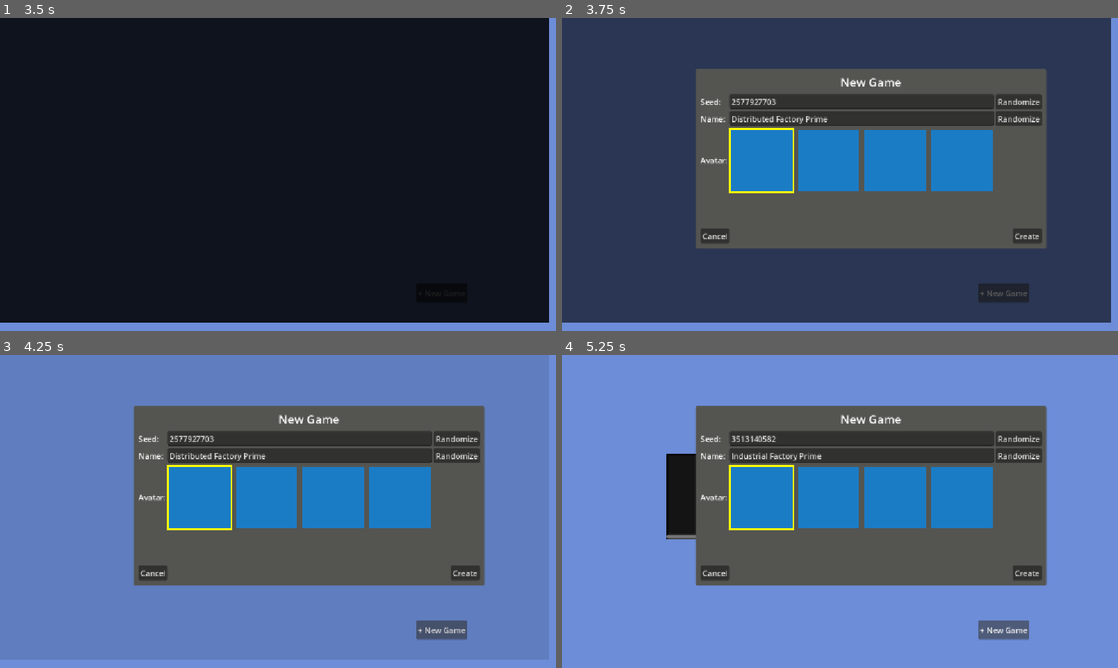
Above: before the commit, frames 1-4 (two rows, left to right).
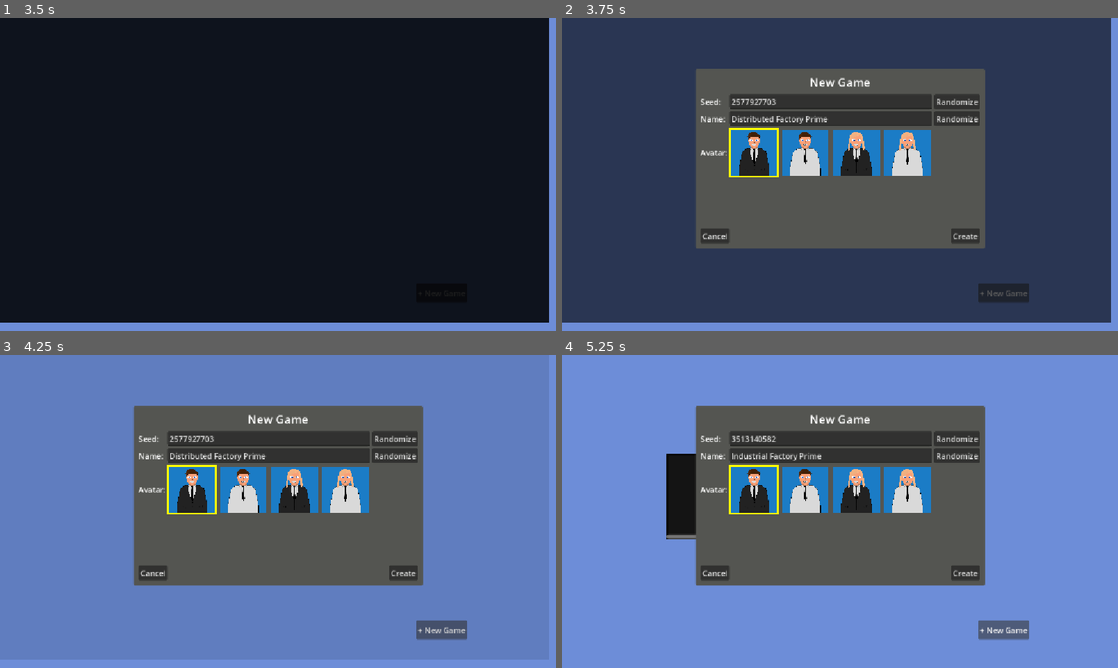
Above: after the commit, the same moments.

Repository: Nils1024/restock
Game: Godot game, scene res://assets/scenes/menus/main_menu.tscn
Two runs of this game, one before a commit and one after it. Both use one fixed random seed, a clock stepped at 60 frames per second and the inputs below. Sound files missing from this copy of the repository are replaced by a short silence.
Inputs (mouse positions are in pixels of both pictures, inside the frame that each line leads up to):
- Up to frame 1 (3.5 s): click "Play" at 0.5 s; click "Play" at 1.25 s; tap Enter (ui_accept) at 2, 2.27 s; move the mouse to (400, 158) at 2.02 s; hold Right 2.03-2.75 s; hold Mouse wheel down (zoom_in) 2.03-2.75 s; click (400, 158) at 2.17 s; drag from (166, 190) to (250, 237) at 2.77 s
- Up to frame 2 (3.75 s): click "+ New Game" at 3.5 s
- Up to frame 3 (4.25 s): no input
- Up to frame 4 (5.25 s): click "Create" at 4.25 s; click "+ New Game" at 5 s

Frame 1 is identical in both runs. In frame 2, 14% of the frame differs, in the area x 24-88%, y 16-74%; in frame 3, 14%; in frame 4, 14%.

Commit message:
Added Avatar loading into the game

Diff:
--- a/assets/scripts/game/game.gd
+++ b/assets/scripts/game/game.gd
@@ -28,6 +28,7 @@
 	_save_timer.start()
 	cam.update_bounds()
 	$UI/Profil/MarginContainer/MarginContainer/HBoxContainer/VBoxContainer/Label.text = data.name
+	$UI/Profil/MarginContainer/MarginContainer/HBoxContainer/TextureRect.texture = load("res://assets/images/avatars/Avatar %d.svg" % (data.selected_avatar_index + 1))
 
 	# Tutorial
 	if not data.tutorial_played:
--- a/assets/scripts/services/DataService/GameSaveData.gd
+++ b/assets/scripts/services/DataService/GameSaveData.gd
@@ -3,15 +3,18 @@
 var id = 0
 var generation_seed: int = 0
 var name: String = ""
+var selected_avatar_index: int = 0
 var money: int = 1000
+var tutorial_played: bool = false
 var building_data: Dictionary
-var tutorial_played: bool = false
 
 func to_dict() -> Dictionary:
 	return {
 		"id": id,
 		"seed": generation_seed,
 		"name": name,
+		"avatar": selected_avatar_index,
+		"money": money,
 		"tutorial_played": tutorial_played
 	}
 
@@ -20,5 +23,7 @@
 	data.id = dict.get("id", 0)
 	data.generation_seed = dict.get("seed", 123456789)
 	data.name = dict.get("name", "Unnamed")
+	data.selected_avatar_index = dict.get("avatar", 0)
+	data.money = dict.get("money", 1000)
 	data.tutorial_played = dict.get("tutorial_played", false)
 	return data
--- a/assets/scripts/ui/save_selection_menu.gd
+++ b/assets/scripts/ui/save_selection_menu.gd
@@ -13,10 +13,10 @@
 @onready var avatarHBox = $MarginContainer/MarginContainer/VBoxContainer2/GridContainer/VBoxContainer/AvatarHBox
 
 var avatars: Array[Texture2D] = [
-	preload("res://assets/images/avatars/Avatar Placeholder.svg"),
-	preload("res://assets/images/avatars/Avatar Placeholder.svg"),
-	preload("res://assets/images/avatars/Avatar Placeholder.svg"),
-	preload("res://assets/images/avatars/Avatar Placeholder.svg"),
+	preload("res://assets/images/avatars/Avatar 1.svg"),
+	preload("res://assets/images/avatars/Avatar 2.svg"),
+	preload("res://assets/images/avatars/Avatar 3.svg"),
+	preload("res://assets/images/avatars/Avatar 4.svg"),
 ]
 var _selected_avatar_index: int = 0
 var current_button_type = null
@@ -49,7 +49,10 @@
 
 		var btn: TextureButton = TextureButton.new()
 		btn.texture_normal = avatars[i]
-		btn.custom_minimum_size = Vector2i(64, 64)
+		btn.ignore_texture_size = true
+		btn.stretch_mode = TextureButton.STRETCH_KEEP_ASPECT_CENTERED
+		btn.custom_minimum_size = Vector2i(96, 96)
+		btn.size = Vector2i(96, 96)
 		btn.pressed.connect(_on_avatar_selected.bind(i))
 
 		panel.add_child(btn)
@@ -143,6 +146,7 @@
 	save.id = 0
 	save.generation_seed = int(seedEdit.text)
 	save.name = nameEdit.text
+	save.selected_avatar_index = _selected_avatar_index
 	DataService.create(save.id, save)
 	_on_cancel_new_game_pressed()
 	_update_savecards()
Not shown: 1 places in assets/scenes/game.tscn that only renumber resources
